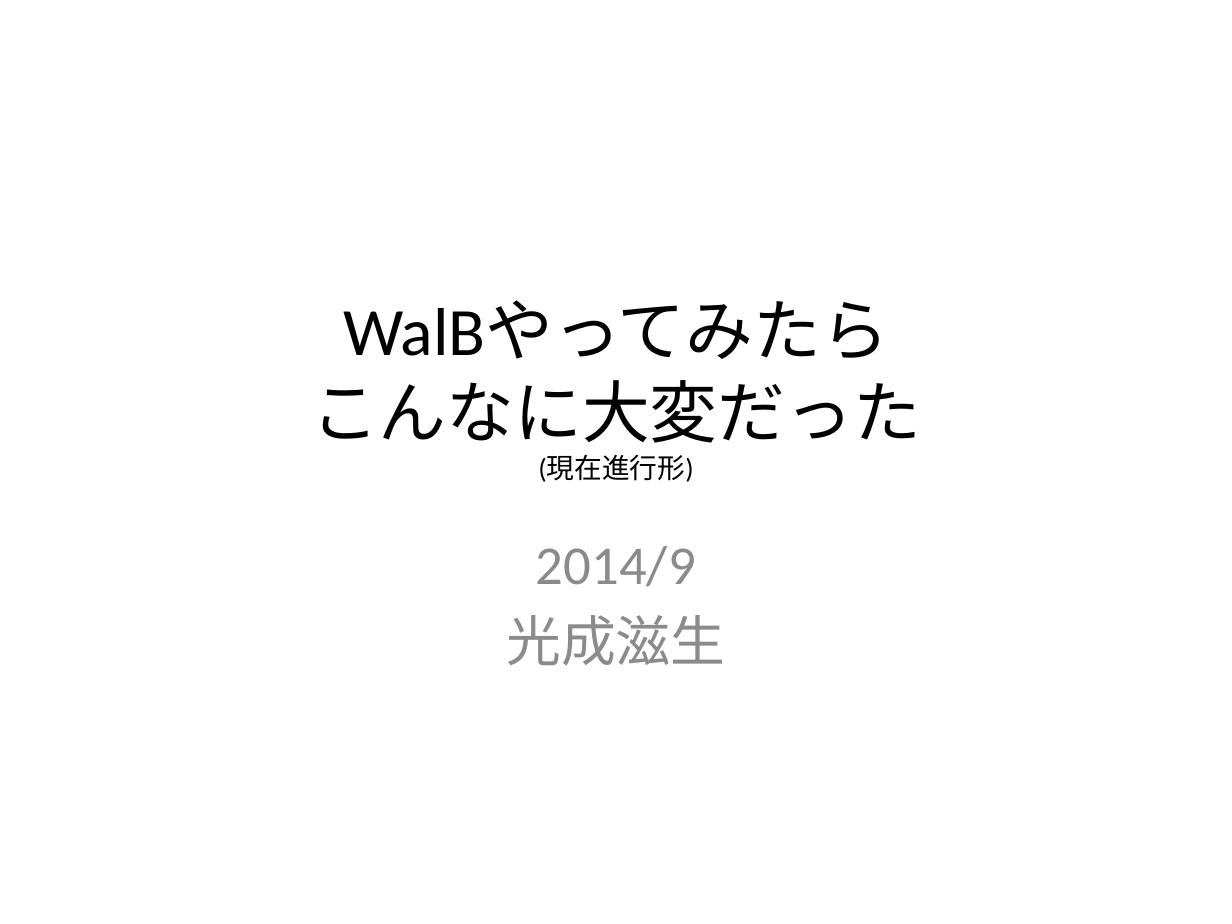
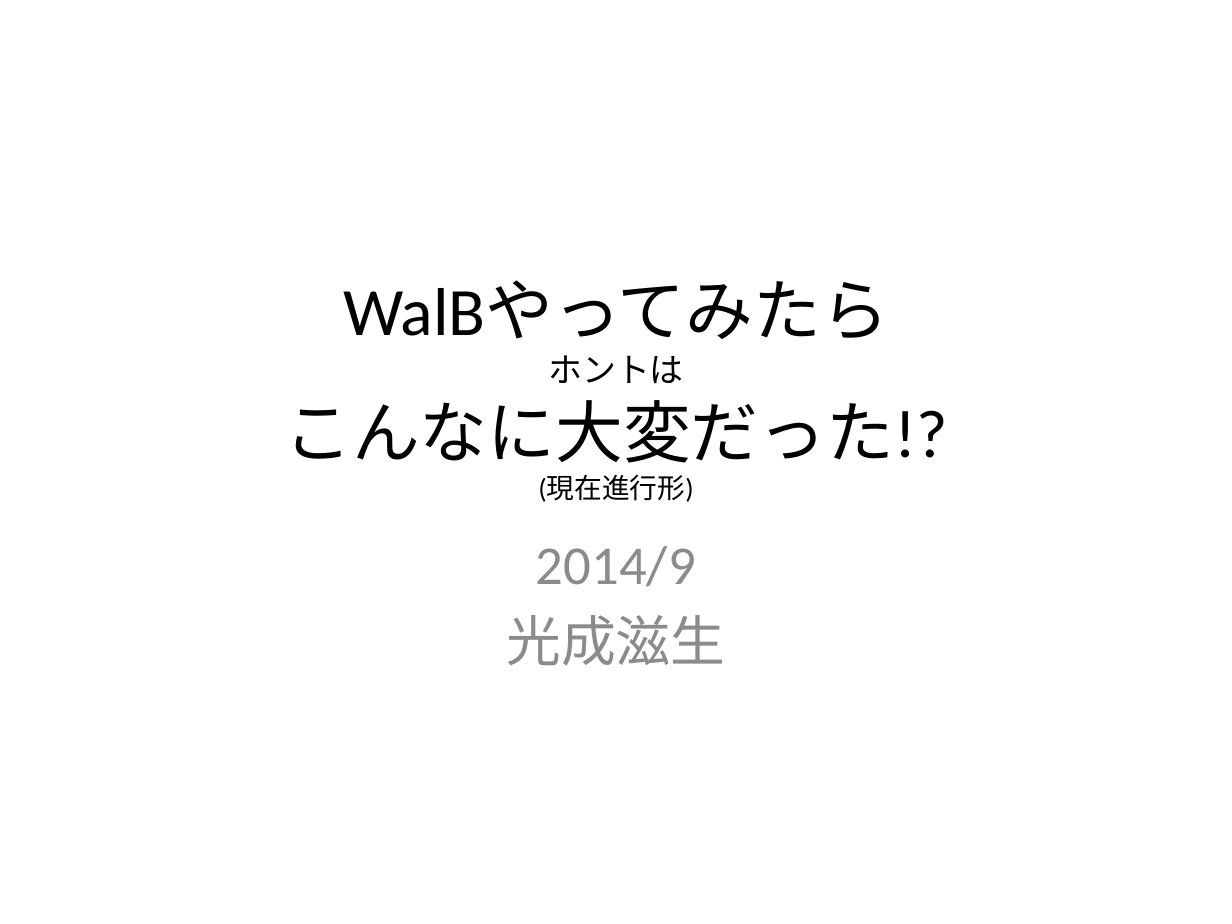
Before and after one commit to walb-linux/walb-tools, a slide deck: slide 1 of doc/walb-is-hard.pptx. Drawn at 1232x924 pixels with LibreOffice and Linux fonts; fonts in the diff are those of the drawing. Boxes give left, top, right and bottom in pixels: in the first picture for what was removed or moved away, otherwise in the second. Text is boxed around its words. In the diff, an @@ line names an element or a change of style, - is before the commit and + after.

Commit message:
fix title

```diff
--- a/doc/walb-is-hard.pptx
+++ b/doc/walb-is-hard.pptx
@@ title at box(284, 280, 947, 502): text changed @@
-WalBやってみたら
-こんなに大変だった
-(現在進行形)
+WalBやってみたら
+ホントは
+こんなに大変だった!?
+(現在進行形)
```
Also in this commit, not shown: 1 other slide changed.
